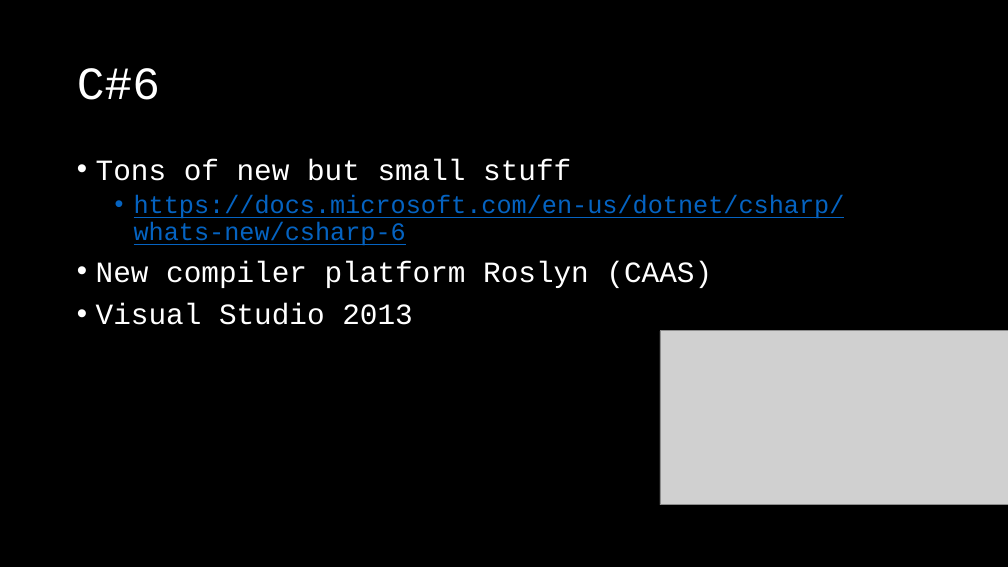
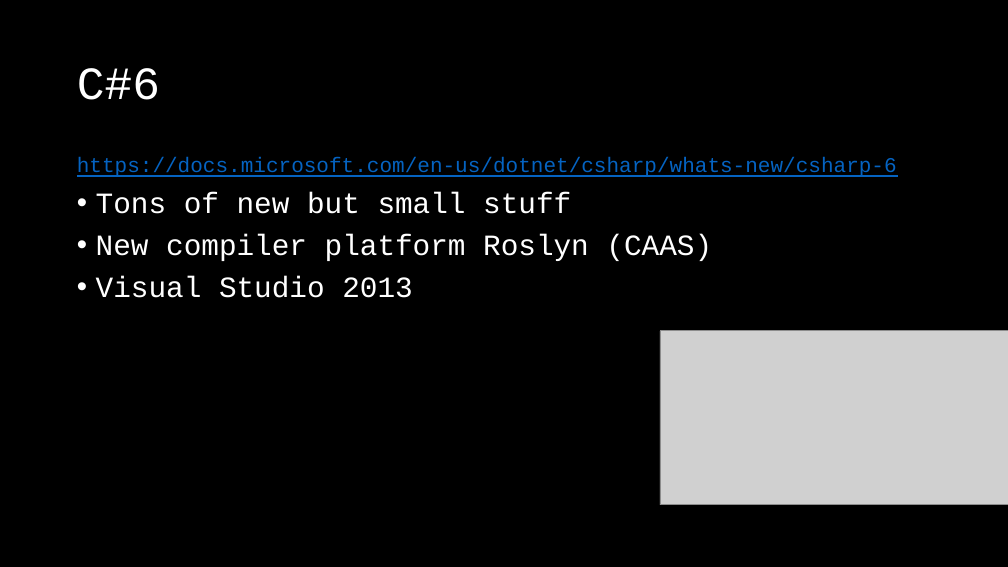
Before and after one commit to KlausLinzner/CSTrainings, a slide deck: slide 13 of WhatsNew.pptx (slide 11 before the commit). Drawn at 1008x567 pixels with LibreOffice and Linux fonts; fonts in the diff are those of the drawing; grey boxes stand for pictures; background and template pictures are left out. Boxes give left, top, right and bottom in pixels: in the first picture for what was removed or moved away, otherwise in the second. Text is boxed around its words. In the diff, an @@ line names an element or a change of style, - is before the commit and + after.

```diff
--- a/WhatsNew.pptx
+++ b/WhatsNew.pptx
@@ text at [77,157,897,177]: paragraph added @@
+https://docs.microsoft.com/en-us/dotnet/csharp/whats-new/csharp-6
@@ text at [134,195,845,246]: paragraph removed @@
-  • https://docs.microsoft.com/en-us/dotnet/csharp/whats-new/csharp-6
```
Also in this commit, not shown: 3 other slides changed, 8 slides added, 25 other files.
